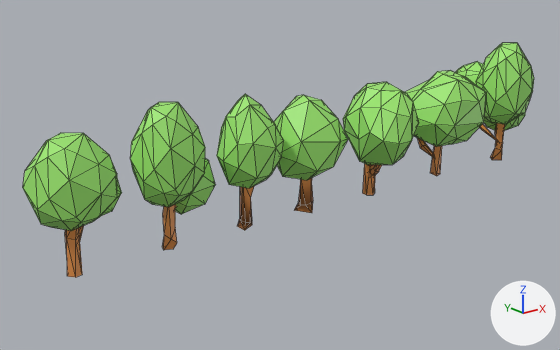
What one commit did to the FBX model Assets/Terrain/Trees/Trees.fbx.
Rendered twice from a 50 mm camera at (-24.8, -117.5, 55.6) aimed at (74.3, 6.5, 6.1). Lighting does not change. The marker at lower right points along +X, +Y and +Z. Mesh edges are drawn as thin lines.

Names of what the first picture shows: 'Tree1', 'Tree2', 'Tree3', 'Tree4', 'Tree5', 'Tree6', 'Tree7'.
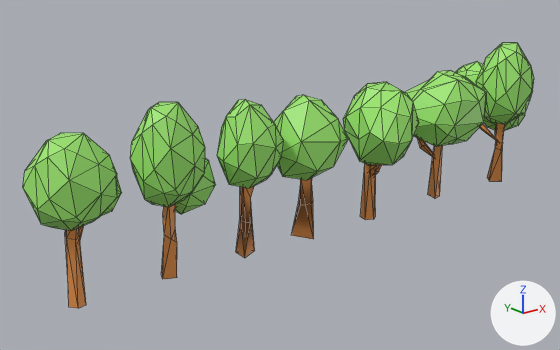
Commit message: Fixed trees generation when road is disabled

What differs and where, as boxes (x1, y1, x2, y2) in the pictures (560 x 350 px; the box of a moved part takes in the faces that stretch with it):
'Tree1', reshaped (21% taller): before (23, 133, 122, 277); after (23, 133, 122, 308)
'Tree2', reshaped (19% taller): before (131, 102, 215, 250); after (131, 102, 215, 279)
'Tree5', reshaped (22% taller): before (343, 82, 419, 195); after (343, 82, 419, 220)
'Tree4', reshaped (22% taller): before (274, 95, 348, 213); after (274, 95, 348, 239)
'Tree3', reshaped (17% taller): before (217, 94, 284, 230); after (217, 99, 284, 258)
'Tree6', reshaped (21% taller): before (405, 70, 486, 176); after (405, 70, 486, 199)
'Tree7', reshaped (18% taller): before (455, 43, 534, 160); after (455, 43, 534, 181)
part 1 of me_icosphere_014, moved or reshaped: before (162, 235, 177, 250); after (161, 235, 177, 279)
part 2 of me_icosphere_020, moved or reshaped: before (65, 235, 82, 277); after (65, 235, 86, 308)
part 3 of me_icosphere_003, moved or reshaped: before (490, 143, 503, 160); after (487, 143, 503, 181)
part 4 of me_cylinder_001, moved or reshaped: before (363, 164, 375, 195); after (360, 164, 376, 220)
part 5 of me_icosphere_007, moved or reshaped: before (430, 146, 442, 176); after (428, 146, 442, 199)
part 6 of me_icosphere_022, moved or reshaped: before (237, 219, 252, 230); after (236, 219, 255, 258)
part 7 of me_icosphere_022, moved or reshaped: before (226, 94, 260, 117); after (226, 99, 260, 117)
part 8 of me_icosphere_008, moved or reshaped: before (295, 201, 313, 213); after (292, 201, 314, 239)

What changed in the scene script:
```text
Change me_icosphere_003:
    where me_icosphere_003.from_pydata(...)  # 144 vertices, 258 faces; spans x -7.8..12.7, y -8.4..13.4, z -0.9..29.3
    me_icosphere_003 part 3
    me_icosphere_003.vertices[41].co: (-0.1, 1.3, -0.8) -> (-0.1, 1.8, -6.5)  # pixel (490, 157) -> pixel (487, 177)
    me_icosphere_003.vertices[42].co: (1.0, -0.1, -0.7) -> (1.3, -0.1, -6.4)
    me_icosphere_003.vertices[43].co: (-1.6, -0.4, -0.8) -> (-2.0, -0.4, -6.6)  # pixel (491, 159) -> pixel (489, 181)
    me_icosphere_003.vertices[46].co: (0.3, -2.0, -0.9) -> (0.4, -2.4, -6.6)  # pixel (501, 159) -> pixel (501, 181)
Change me_icosphere_008:
    where me_icosphere_008.from_pydata(...)  # 42 vertices, 67 faces; spans x -8.2..8.0, y -7.9..8.2, z -0.6..24.2
    me_icosphere_008 part 8
    me_icosphere_008.vertices[28].co: (0.1, -2.2, -0.5) -> (0.1, -2.7, -6.2)  # pixel (312, 213) -> pixel (313, 239)
    me_icosphere_008.vertices[32].co: (-1.6, 1.7, -0.6) -> (-2.0, 2.0, -6.3)  # pixel (294, 210) -> pixel (291, 235)
    me_icosphere_008.vertices[36].co: (2.0, 1.3, -0.6) -> (2.4, 1.6, -6.3)
Change me_icosphere_022:
    where me_icosphere_022.from_pydata(...)  # 51 vertices, 86 faces; spans x -6.4..6.3, y -7.7..5.0, z -0.5..26.7
    me_icosphere_022 part 6
    me_icosphere_022.vertices[36].co: (1.9, 0.1, -0.5) -> (2.4, 0.1, -6.2)  # pixel (252, 224) -> pixel (254, 250)
    me_icosphere_022.vertices[40].co: (-1.1, -1.3, -0.5) -> (-1.4, -1.7, -6.2)  # pixel (244, 230) -> pixel (244, 258)
    me_icosphere_022.vertices[44].co: (-0.9, 1.5, -0.5) -> (-1.1, 1.9, -6.3)  # pixel (237, 226) -> pixel (235, 252)
    me_icosphere_022 part 7
    me_icosphere_022.vertices[0].co: (-0.3, -1.0, 26.7) -> (-0.3, -1.0, 25.6)  # pixel (245, 93) -> pixel (245, 99)
Change me_icosphere_020:
    where me_icosphere_020.from_pydata(...)  # 91 vertices, 157 faces; spans x -7.6..10.8, y -8.5..7.1, z -0.4..24.6
    me_icosphere_020 part 2
    me_icosphere_020.vertices[55].co: (-0.7, 1.3, -0.4) -> (-0.8, 1.6, -6.1)
    me_icosphere_020.vertices[56].co: (-0.5, -1.2, -0.4) -> (-0.5, -1.4, -6.1)  # pixel (75, 277) -> pixel (78, 308)
    me_icosphere_020.vertices[58].co: (1.3, 0.5, -0.4) -> (1.5, 0.7, -6.1)
    me_icosphere_020.vertices[59].co: (1.0, -0.9, -0.4) -> (1.2, -1.0, -6.1)  # pixel (82, 274) -> pixel (86, 304)
    me_icosphere_020.vertices[60].co: (-1.4, 0.0, -0.4) -> (-1.7, 0.0, -6.1)  # pixel (67, 276) -> pixel (68, 307)
Change me_cylinder_001:
    where me_cylinder_001.from_pydata(...)  # 83 vertices, 137 faces; spans x -9.3..10.2, y -13.3..7.2, z -0.8..24.8
    me_cylinder_001 part 4
    me_cylinder_001.vertices[70].co: (0.5, 1.4, -0.7) -> (0.6, 1.7, -6.4)
    me_cylinder_001.vertices[71].co: (-1.2, -0.6, -0.8) -> (-1.5, -0.7, -6.5)  # pixel (366, 195) -> pixel (365, 219)
    me_cylinder_001.vertices[73].co: (1.3, -0.6, -0.7) -> (1.7, -0.7, -6.5)  # pixel (374, 193) -> pixel (375, 216)
    me_cylinder_001.vertices[74].co: (0.1, -1.3, -0.7) -> (0.1, -1.7, -6.5)  # pixel (373, 195) -> pixel (373, 219)
    me_cylinder_001.vertices[75].co: (-1.0, 1.0, -0.7) -> (-1.2, 1.2, -6.4)  # pixel (362, 193) -> pixel (360, 216)
Change me_icosphere_007:
    where me_icosphere_007.from_pydata(...)  # 69 vertices, 112 faces; spans x -11.7..11.8, y -9.2..9.5, z -0.7..24.5
    me_icosphere_007 part 5
    me_icosphere_007.vertices[45].co: (1.0, -0.3, -0.7) -> (1.3, -0.4, -6.4)  # pixel (440, 173) -> pixel (439, 196)
    me_icosphere_007.vertices[46].co: (-1.1, -0.9, -0.7) -> (-1.3, -1.2, -6.5)  # pixel (436, 176) -> pixel (435, 198)
    me_icosphere_007.vertices[47].co: (-0.3, 1.7, -0.7) -> (-0.4, 2.0, -6.4)  # pixel (430, 173) -> pixel (427, 194)
Change me_icosphere_014:
    where me_icosphere_014.from_pydata(...)  # 93 vertices, 158 faces; spans x -6.8..12.0, y -7.4..8.2, z -0.4..27.2
    me_icosphere_014 part 1
    me_icosphere_014.vertices[55].co: (1.2, 0.6, -0.3) -> (1.7, 0.8, -6.0)
    me_icosphere_014.vertices[56].co: (0.5, -0.9, -0.4) -> (0.7, -1.4, -6.2)  # pixel (173, 249) -> pixel (176, 277)
    me_icosphere_014.vertices[57].co: (-1.1, -0.1, -0.4) -> (-1.7, -0.3, -6.2)  # pixel (163, 250) -> pixel (162, 279)
    me_icosphere_014.vertices[58].co: (-0.6, 1.3, -0.4) -> (-0.8, 1.8, -6.2)  # pixel (162, 246) -> pixel (161, 274)
```
